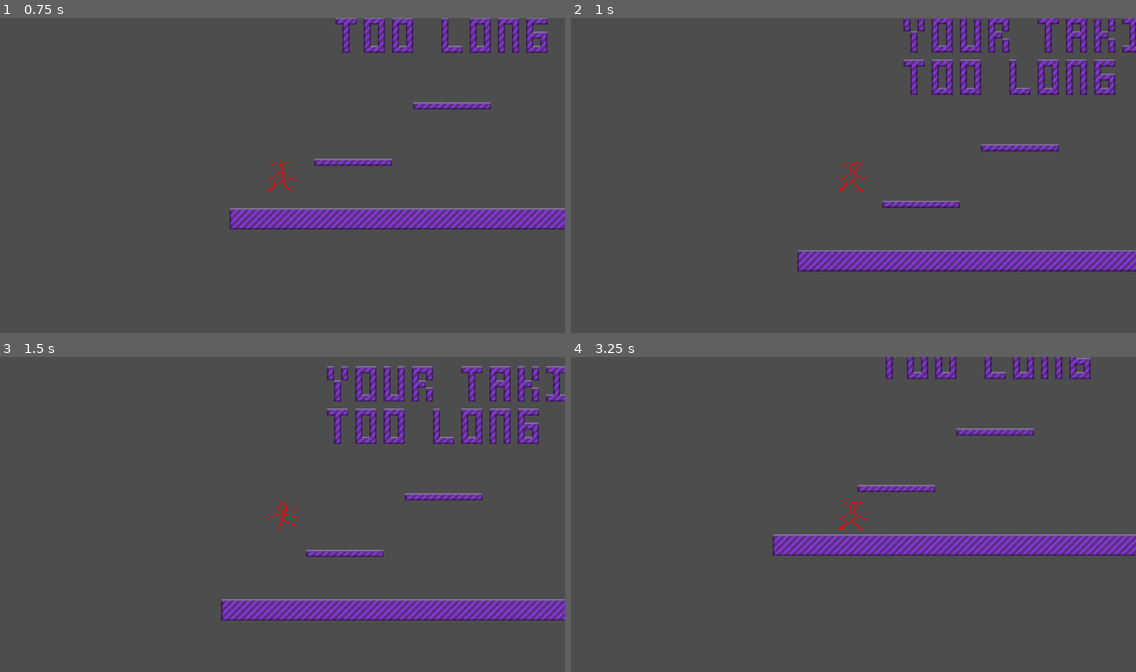
Above: before the commit, frames 1-4 (two rows, left to right).
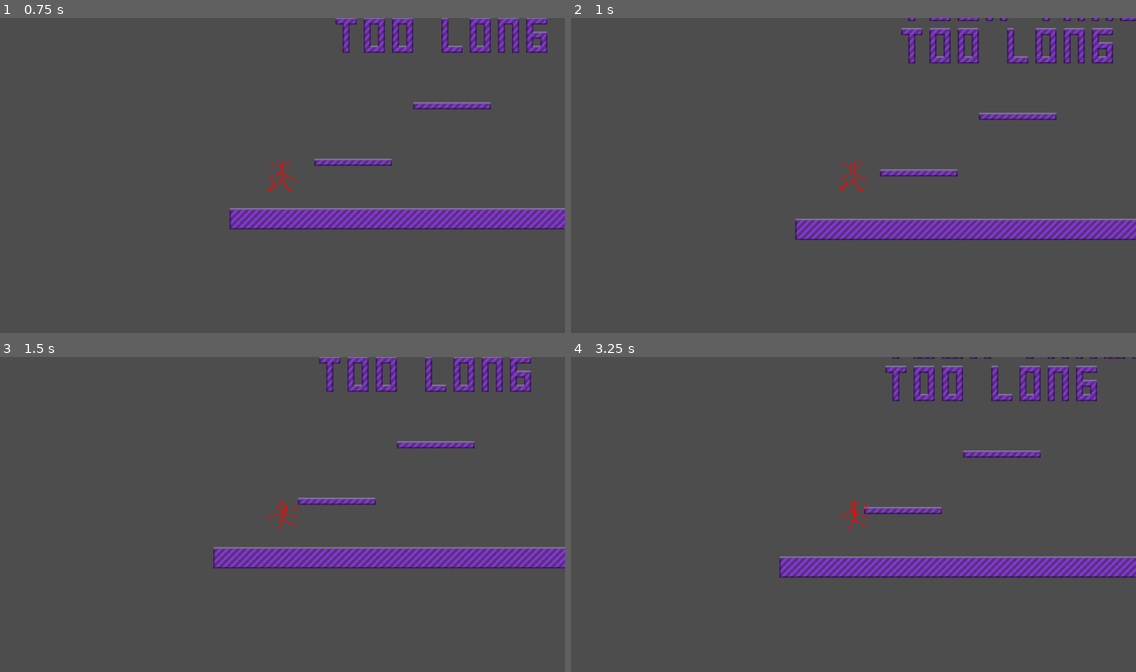
Above: after the commit, the same moments.

Repository: ncssm-mor-NyE9DoBlxs3M/platformer
Game: Godot game, scene res://Test.tscn
Same seed, same stepped clock (60 frames per second), same inputs: the game is played once before the commit and once after it.
Inputs:
- Up to frame 1 (0.75 s): tap Enter at 0.5 s; hold Right (right) from 0.53 s (still down); tap Z (jump) at 0.6 s
- Up to frame 2 (1 s): keep holding Right (right); tap Z (jump) at 0.77 s
- Up to frame 3 (1.5 s): keep holding Right (right); tap Z (jump) at 1.07, 1.35 s
- Up to frame 4 (3.25 s): tap Z (jump) at 1.52, 1.82, 2.1, 2.85, 3.02 s; release Right (right) at 2.03 s; hold Left (left) 2.03-2.78 s; hold Right (right) from 2.78 s (still down)

Frame 1 is identical in both runs. In frame 2, 15% of the frame differs, in the area x 39-100%, y 0-81%; in frame 3, 15%, in the area x 37-100%, y 0-84%; in frame 4, 13%.

Commit message:
fix: coyote time resets on jump

Diff:
--- a/Player.tscn
+++ b/Player.tscn
@@ -30,6 +30,33 @@
 [sub_resource type="RectangleShape2D" id="RectangleShape2D_kne1u"]
 size = Vector2(17, 32)
 
+[sub_resource type="Animation" id="Animation_cxr5p"]
+length = 0.001
+tracks/0/type = "value"
+tracks/0/imported = false
+tracks/0/enabled = true
+tracks/0/path = NodePath("Camera/DeathScreen:modulate")
+tracks/0/interp = 1
+tracks/0/loop_wrap = true
+tracks/0/keys = {
+"times": PackedFloat32Array(0),
+"transitions": PackedFloat32Array(1),
+"update": 0,
+"values": [Color(1, 1, 1, 0)]
+}
+tracks/1/type = "value"
+tracks/1/imported = false
+tracks/1/enabled = true
+tracks/1/path = NodePath("Camera/DeathSound:playing")
+tracks/1/interp = 1
+tracks/1/loop_wrap = true
+tracks/1/keys = {
+"times": PackedFloat32Array(0),
+"transitions": PackedFloat32Array(1),
+"update": 1,
+"values": [false]
+}
+
 [sub_resource type="Animation" id="Animation_e80uo"]
 resource_name = "death"
 length = 0.75
@@ -56,33 +83,6 @@
 "transitions": PackedFloat32Array(1),
 "update": 1,
 "values": [true]
-}
-
-[sub_resource type="Animation" id="Animation_cxr5p"]
-length = 0.001
-tracks/0/type = "value"
-tracks/0/imported = false
-tracks/0/enabled = true
-tracks/0/path = NodePath("Camera/DeathScreen:modulate")
-tracks/0/interp = 1
-tracks/0/loop_wrap = true
-tracks/0/keys = {
-"times": PackedFloat32Array(0),
-"transitions": PackedFloat32Array(1),
-"update": 0,
-"values": [Color(1, 1, 1, 0)]
-}
-tracks/1/type = "value"
-tracks/1/imported = false
-tracks/1/enabled = true
-tracks/1/path = NodePath("Camera/DeathSound:playing")
-tracks/1/interp = 1
-tracks/1/loop_wrap = true
-tracks/1/keys = {
-"times": PackedFloat32Array(0),
-"transitions": PackedFloat32Array(1),
-"update": 1,
-"values": [false]
 }
 
 [sub_resource type="AnimationLibrary" id="AnimationLibrary_tdg3f"]
--- a/player.gd
+++ b/player.gd
@@ -21,14 +21,15 @@
 		velocity.y += get_gravity().y * delta
 	if is_on_floor() or current_coyote_time > 0.:
 		if Input.is_action_just_pressed("jump"):
+			current_coyote_time = 0
 			var jump_strength = min(jump_conversion*abs(velocity.x), max_jump_strength-min_jump_strength)
 			velocity.y -= jump_strength+min_jump_strength
 			velocity.x -= jump_strength*sign(velocity.x)
 	if velocity.length_squared() > speed_cap**2:
 		velocity = velocity.normalized()*speed_cap
 	$Sprite.speed_scale = (velocity.x/speed_cap)*max_run_anim_speed
-	move_and_slide()
 	if position.y > 1000: # placeholder for death condition
 		position = Vector2.ZERO
 		velocity = Vector2.ZERO
 		$Animations.play("death")
+	move_and_slide()
